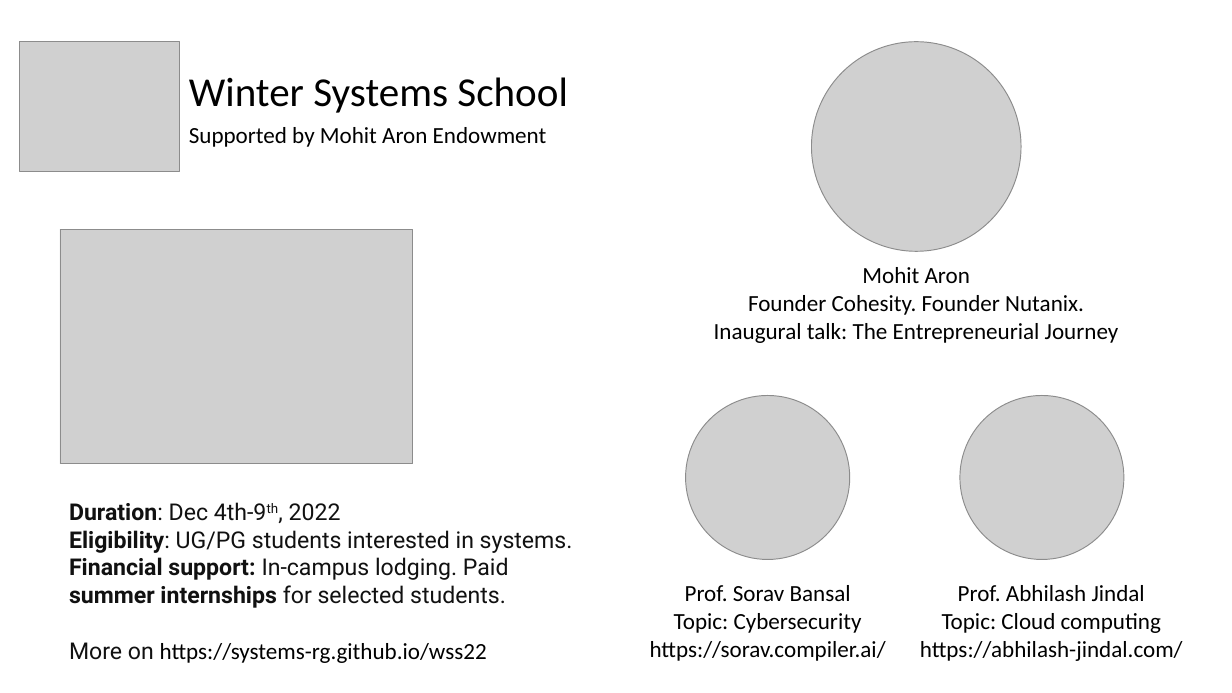
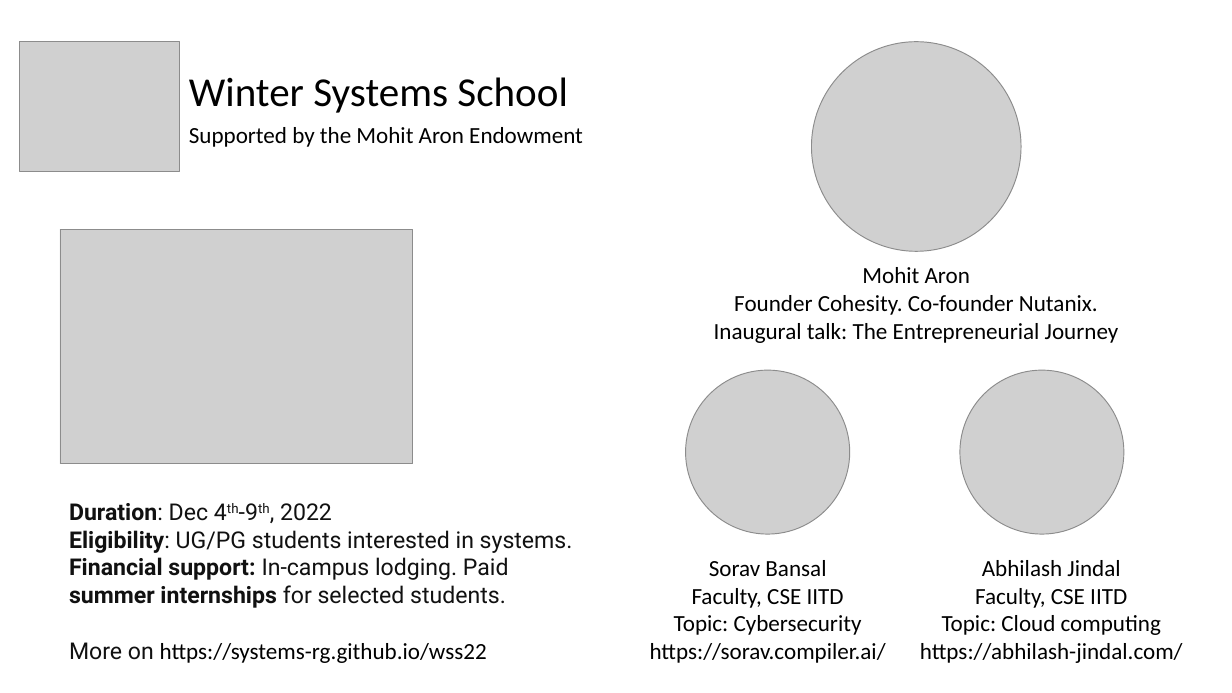
Before and after one commit to systems-rg/systems-rg.github.io, a slide deck: slide 1 of slides/wss22.pptx. Drawn at 1232x693 pixels with LibreOffice and Linux fonts; fonts in the diff are those of the drawing; grey boxes stand for pictures. Boxes give left, top, right and bottom in pixels: in the first picture for what was removed or moved away, otherwise in the second. Text is boxed around its words. In the diff, an @@ line names an element or a change of style, - is before the commit and + after.

Commit message:
Update poster

```diff
--- a/slides/wss22.pptx
+++ b/slides/wss22.pptx
@@ text at [189,127,583,147]: text changed @@
-Supported by Mohit Aron Endowment
+Supported by the Mohit Aron Endowment
@@ text at [734,295,1098,315]: text changed @@
-Founder Cohesity. Founder Nutanix.
+Founder Cohesity. Co-founder Nutanix.
@@ picture: place and size @@
-picture at [686,396,850,559]
+picture at [686,371,850,534]
@@ picture: place and size @@
-picture at [960,396,1124,559]
+picture at [960,371,1124,534]
@@ text at [69,503,332,521]: now superscript in "4th-9th," @@
@@ text "Sorav Bansal": place and size @@
-text "Sorav Bansal" at [650,585,886,661]
+text "Sorav Bansal" at [650,560,886,663]
@@ text at [692,560,844,608]: text changed @@
-Prof. Sorav Bansal
+Sorav Bansal
+Faculty, CSE IITD
@@ text "Abhilash Jindal": place and size @@
-text "Abhilash Jindal" at [920,585,1183,661]
+text "Abhilash Jindal" at [920,560,1183,663]
@@ text at [975,560,1127,608]: text changed @@
-Prof. Abhilash Jindal
+Abhilash Jindal
+Faculty, CSE IITD
```
Also in this commit, not shown: 1 other file.
